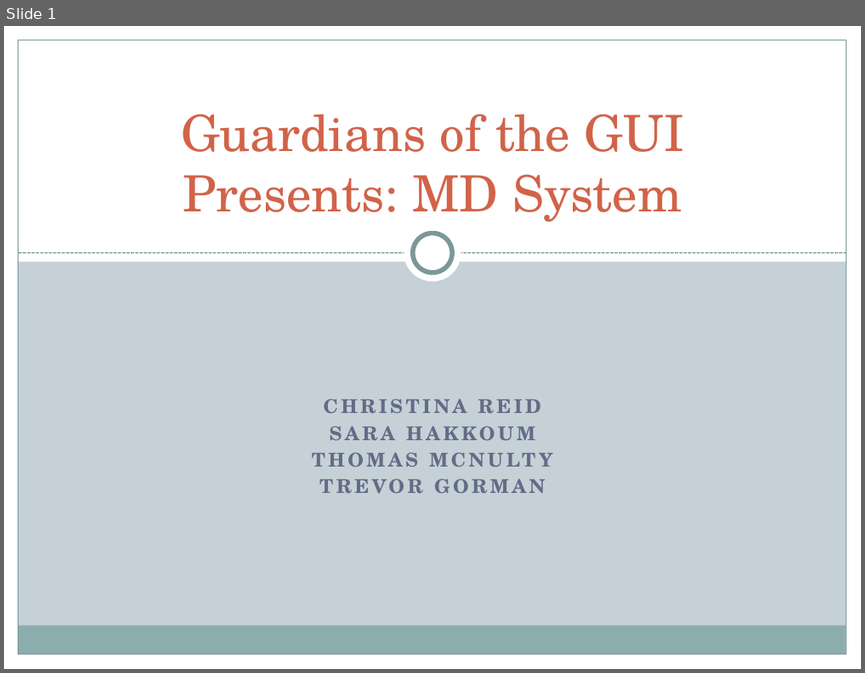
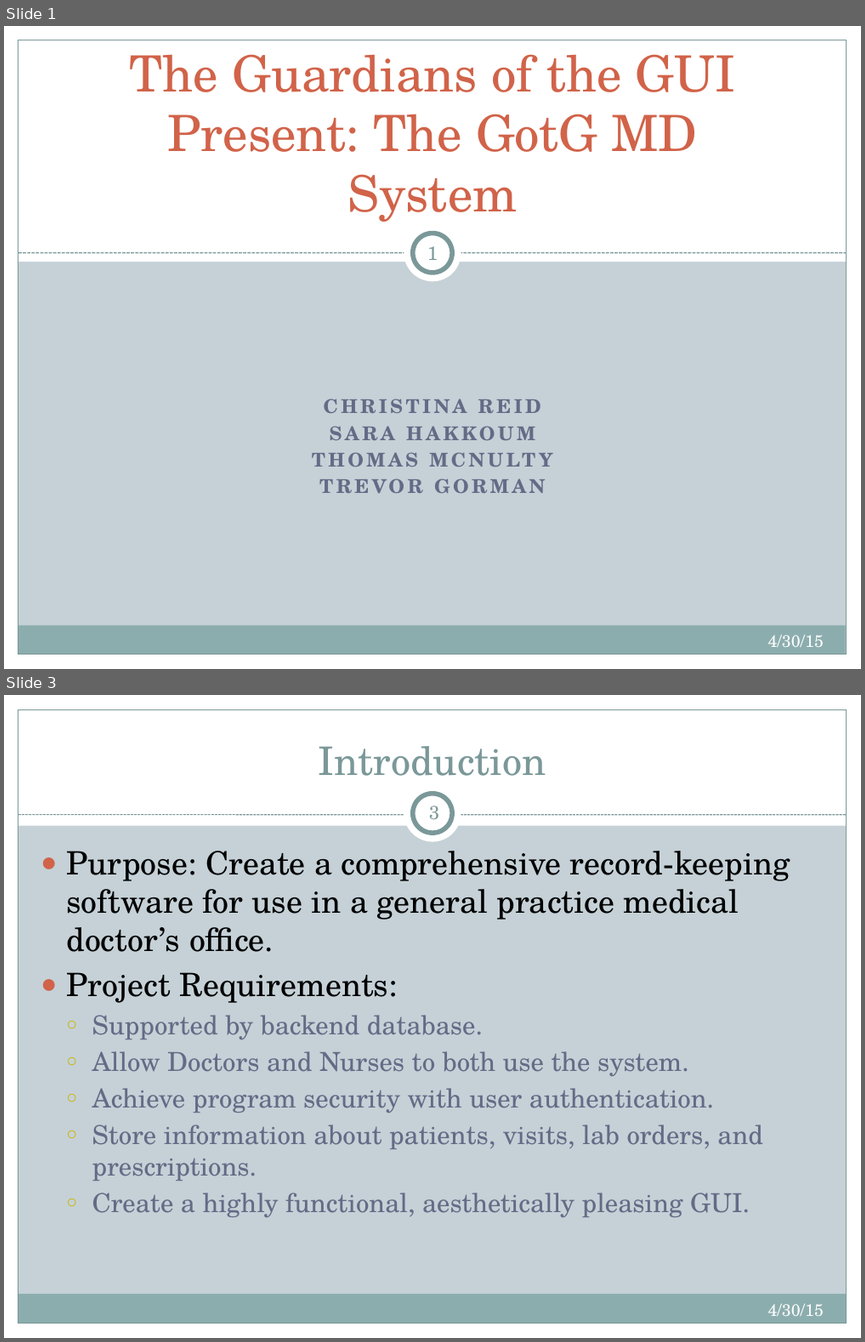
Before and after one commit to tmcnulty14/guardians-md, a slide deck: Guardians of the GUI MD System Presentation.pptx. Shown one above the other, each under a label of ours: slide 1 before the commit, slides 1 and 3 after it; the slides between them are not shown. The pictures are 865x673 and 865x1342 pixels, drawn with LibreOffice and Linux fonts; fonts in the diff are those of the drawing. Boxes give left, top, right and bottom in pixels: in the first picture for what was removed or moved away, otherwise in the second. Text is boxed around its words. In the diff, an @@ line names an element or a change of style, - is before the commit and + after.

```diff
--- a/Guardians of the GUI MD System Presentation.pptx
+++ b/Guardians of the GUI MD System Presentation.pptx
@@ slide 3 added at (4, 695, 861, 1338), background #C5D1D7; not listed: 5 template elements that a slide beside it also shows @@
@@ rectangle added at (4, 695, 861, 825), fill #FFFFFF @@
@@ title added at (318, 746, 546, 776), 33 pt, text #7C999A @@
+Introduction
@@ ellipse added at (404, 785, 461, 842), fill #FFFFFF @@
@@ ellipse added at (413, 794, 452, 833), fill #FFFFFF, outline #7C999A 4 pt @@
@@ line added from (18, 815) to (846, 815), #7C999A 0.75 pt dashed @@
@@ page number added at (429, 805, 439, 819), 16 pt, text #7C999A @@
+3
@@ text added at (66, 851, 790, 1217), 22 pt, text #646B86 @@
+● Purpose: Create a comprehensive record-keeping software for use in a general practice medical doctor’s office.
+● Project Requirements:
+  ○ Supported by backend database.
+  ○ Allow Doctors and Nurses to both use the system.
+  ○ Achieve program security with user authentication.
+  ○ Store information about patients, visits, lab orders, and prescriptions.
+  ○ Create a highly functional, aesthetically pleasing GUI.
@@ text added at (768, 1303, 823, 1315), 14 pt, text #FFFFFF @@
+4/30/15
@@ slide 1 changed as well @@
@@ title at (130, 54, 736, 222): text changed @@
-Guardians of the GUI
-Presents: MD System
+The Guardians of the GUI Present: The GotG MD System
@@ page number added at (427, 246, 438, 260), 16 pt, text #7C999A @@
+1
@@ text added at (768, 634, 823, 646), 14 pt, text #FFFFFF @@
+4/30/15
```
Also in this commit, not shown: 7 other slides changed, 18 other slides added, 1 other file.
